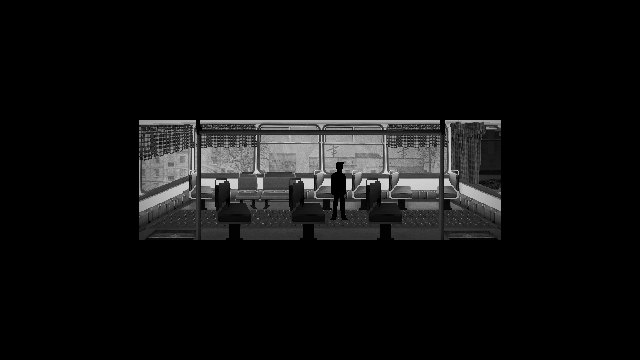
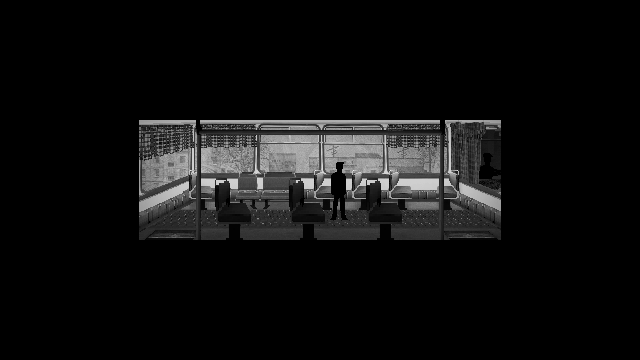
Layer changes from the first 640 × 360 image to the second:
added layer "Дядь вова" above "ЮРА" over box(479, 153, 501, 179)
